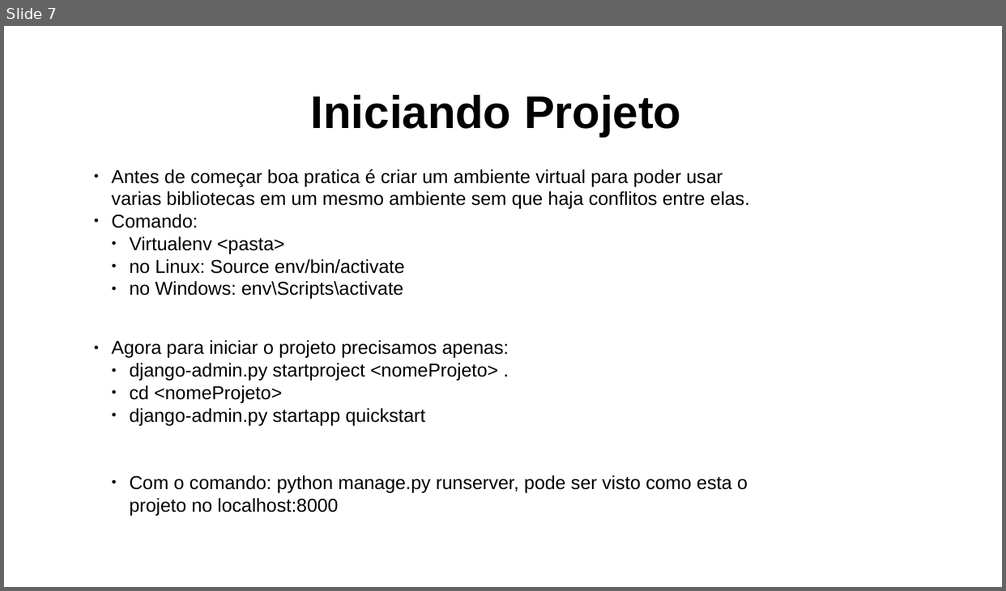
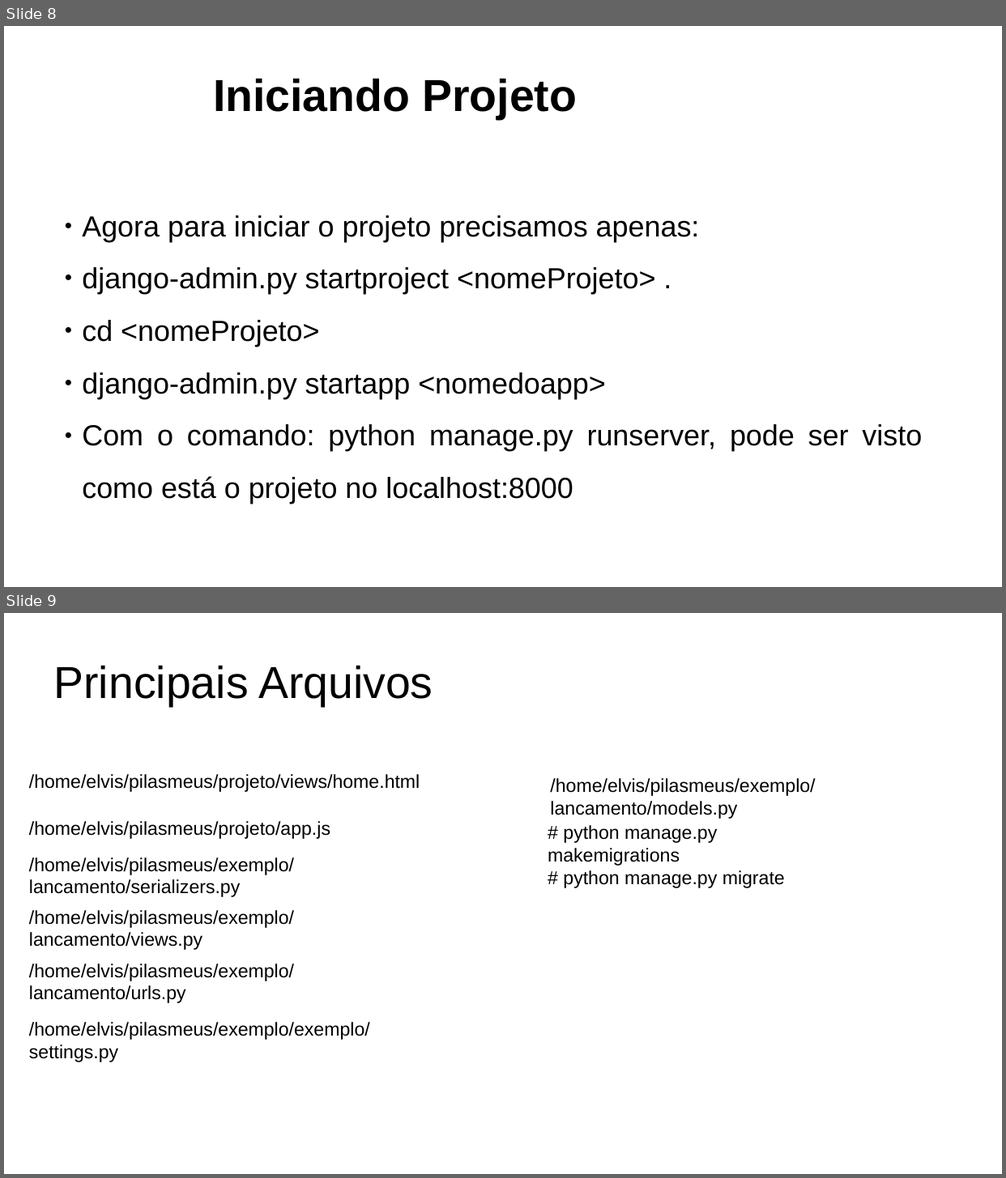
Before and after one commit to emartello/PilasMeus, a slide deck: Avaliação A1.odp. Shown one above the other, each under a label of ours: slide 7 before the commit, slides 8 and 9 after it. The pictures are 1006x591 and 1006x1178 pixels, drawn with LibreOffice and Linux fonts; fonts in the diff are those of the drawing; background and template pictures are left out. Boxes give left, top, right and bottom in pixels: in the first picture for what was removed or moved away, otherwise in the second. Text is boxed around its words. In the diff, an @@ line names an element or a change of style, - is before the commit and + after.

```diff
--- a/Avaliação A1.odp
+++ b/Avaliação A1.odp
@@ slide 9 added at (4,613,1002,1174), background #FFFFFF @@
@@ title added at (54,665,433,707), 43.2 pt, text #000000 @@
+Principais Arquivos
@@ text added at (29,774,420,792), 18 pt, text #000000 @@
+/home/elvis/pilasmeus/projeto/views/home.html
@@ text added at (550,778,815,819), 18 pt, text #000000 @@
+/home/elvis/pilasmeus/exemplo/lancamento/models.py
@@ text added at (29,821,330,839), 18 pt, text #000000 @@
+/home/elvis/pilasmeus/projeto/app.js
@@ text added at (548,825,785,888), 18 pt, text #000000 @@
+# python manage.py makemigrations
+# python manage.py migrate
@@ text added at (29,858,294,897), 18 pt, text #000000 @@
+/home/elvis/pilasmeus/exemplo/lancamento/serializers.py
@@ text added at (29,910,294,950), 18 pt, text #000000 @@
+/home/elvis/pilasmeus/exemplo/lancamento/views.py
@@ text added at (29,964,294,1003), 18 pt, text #000000 @@
+/home/elvis/pilasmeus/exemplo/lancamento/urls.py
@@ text added at (29,1022,370,1063), 18 pt, text #000000 @@
+/home/elvis/pilasmeus/exemplo/exemplo/settings.py
@@ what was slide 7 is now slide 8 @@
@@ slide 8 changed as well @@
@@ title "Iniciando Projeto": place and size @@
-title "Iniciando Projeto" at (311,95,681,136)
+title "Iniciando Projeto" at (213,78,577,120)
@@ title "Iniciando Projeto" at (213,78,577,120): size 44 to 43.2 pt @@
@@ text removed at (112,169,750,299) @@
-● Antes de começar boa pratica é criar um ambiente virtual para poder usar varias bibliotecas em um mesmo ambiente sem que haja conflitos entre elas.
-● Comando:
-  ● Virtualenv <pasta>
-  ● no Linux: Source env/bin/activate
-  ● no Windows: env\Scripts\activate
@@ text "Agora para iniciar o projeto ...": place and size @@
-text "Agora para iniciar o projeto ..." at (112,340,748,516)
+text "Agora para iniciar o projeto ..." at (82,216,922,504)
@@ text at (82,216,700,347): size 18 to 28 pt in "Agora para iniciar o projeto precisamos apenas:", "django-admin.py startproject <nomeProjeto> .", "cd <nomeProjeto>"; alignment left to justified; line spacing 1 to 1.5; list level 2 to 1 in "django-admin.py startproject <nomeProjeto> ."; list level 2 to 1 in "cd <nomeProjeto>" @@
@@ text at (82,373,922,504): text changed; size 18 to 28 pt @@
-  ● django-admin.py startapp quickstart
-  ● Com o comando: python manage.py runserver, pode ser visto como esta o projeto no localhost:8000
+● django-admin.py startapp <nomedoapp>
+● Com o comando: python manage.py runserver, pode ser visto como está o projeto no localhost:8000
```
Also in this commit, not shown: 5 other slides changed, 2 other slides added, 1 slide removed, 17 other files.
